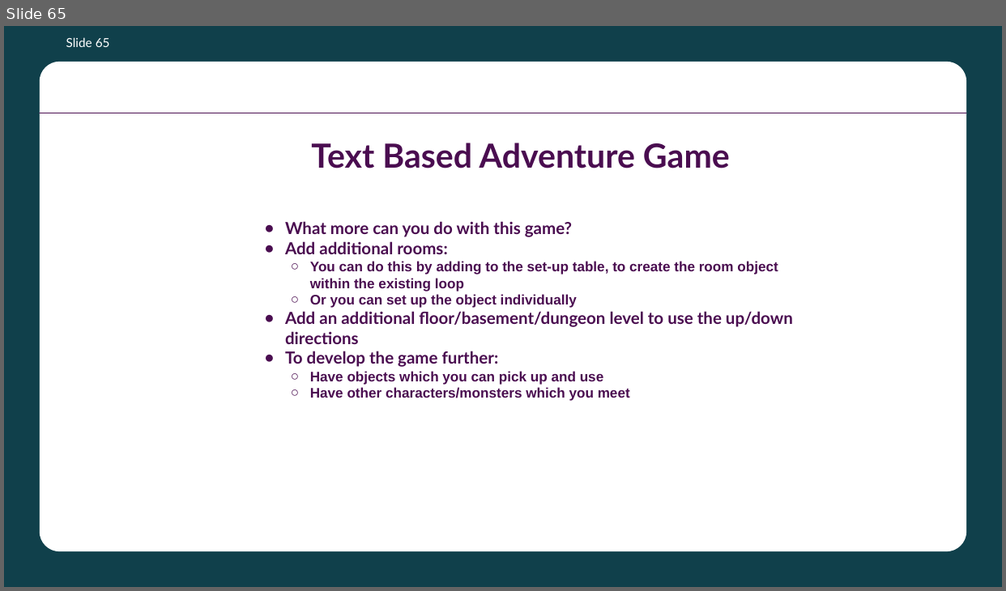
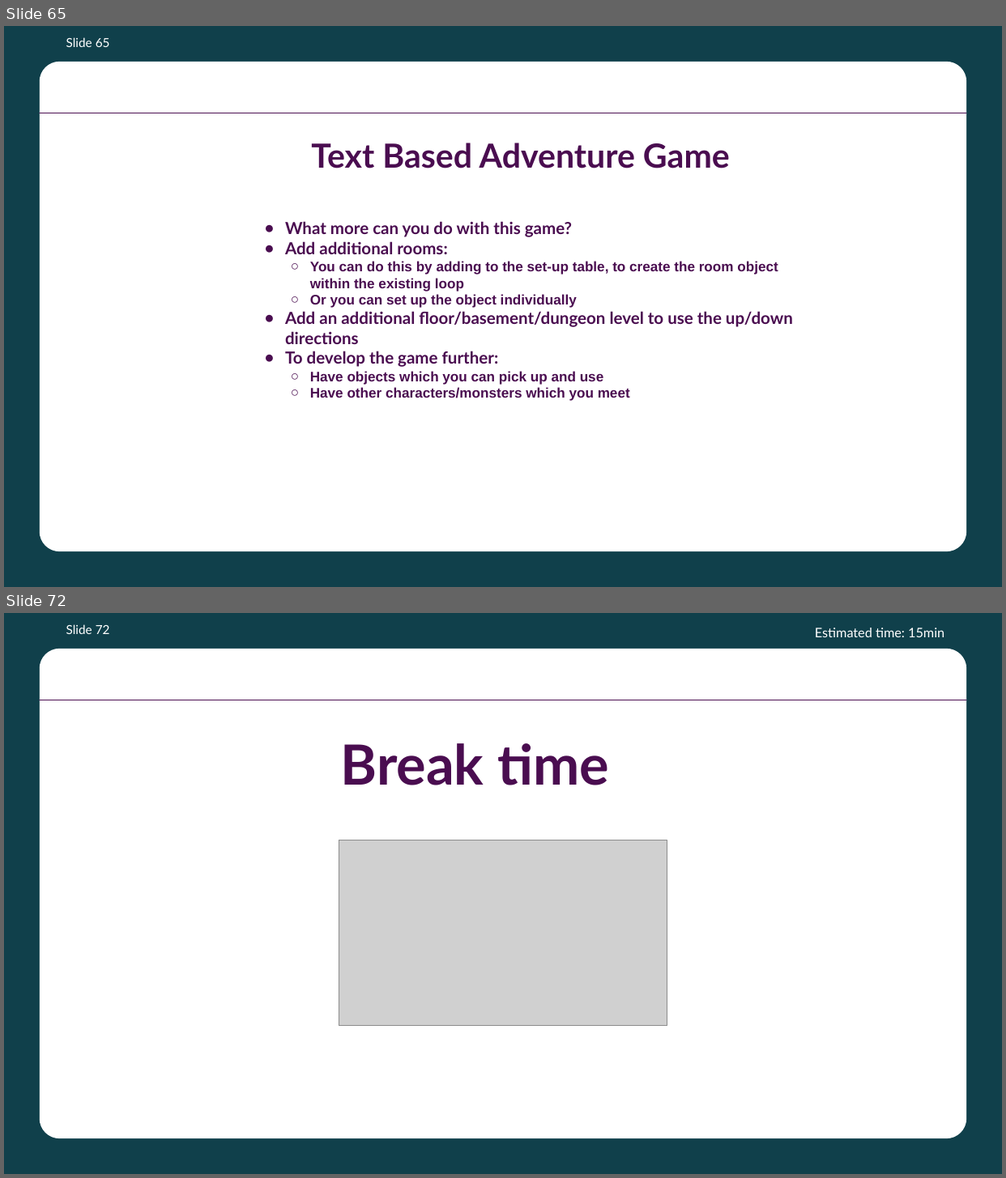
Before and after one commit to batecsw/OOP_class_work, a slide deck: Python OOP Course Presentation.pptx. Shown one above the other, each under a label of ours: slide 65 before the commit, slides 65 and 72 after it; the slides between them are not shown. The pictures are 1006x591 and 1006x1178 pixels, drawn with LibreOffice and Linux fonts; fonts in the diff are those of the drawing; grey boxes stand for pictures; background and template pictures are left out. Boxes give left, top, right and bottom in pixels: in the first picture for what was removed or moved away, otherwise in the second. Text is boxed around its words. In the diff, an @@ line names an element or a change of style, - is before the commit and + after.

```diff
--- a/Python OOP Course Presentation.pptx
+++ b/Python OOP Course Presentation.pptx
@@ slide 72 added at (4, 613, 1002, 1174), background #10404B; not listed: 2 template elements that a slide beside it also shows @@
@@ page number added at (66, 624, 110, 634), 18 pt, text #FFFFFF @@
+Slide 72
@@ text added at (815, 628, 944, 637), 19 pt, text #FFFFFF @@
+Estimated time: 15min
@@ text added at (341, 743, 609, 786), 80 pt, text #4A0D50, bold @@
+Break time
@@ picture added at (339, 841, 667, 1026) @@
```
Also in this commit, not shown: 11 other slides added, 1 other file.
